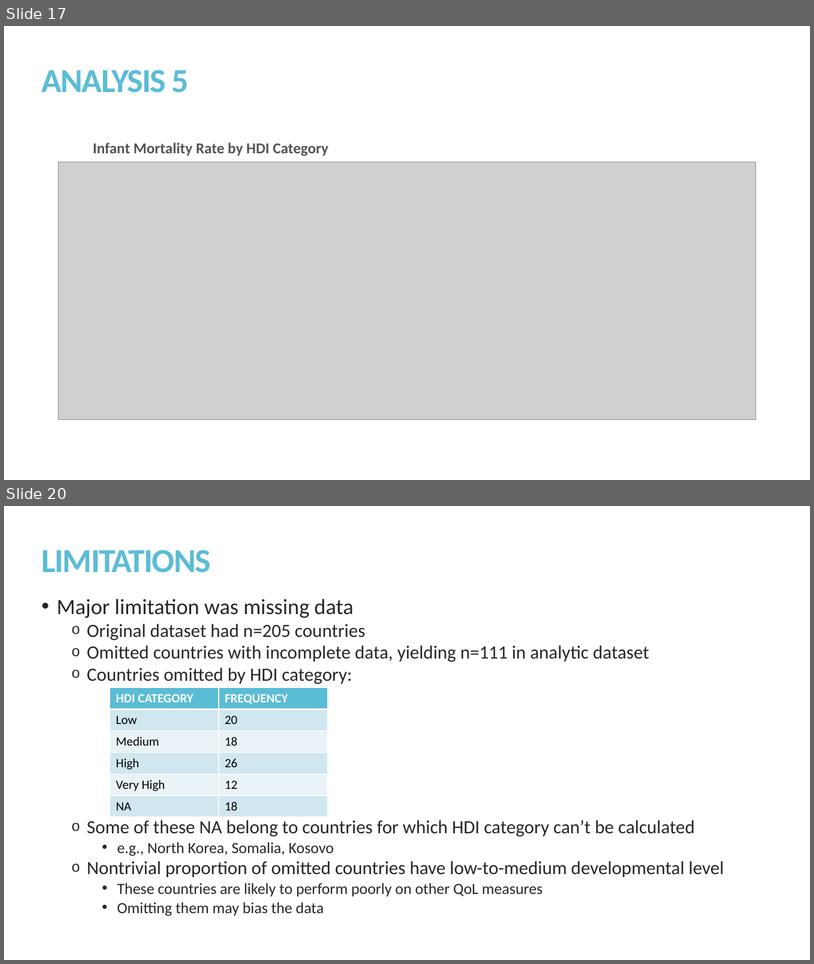
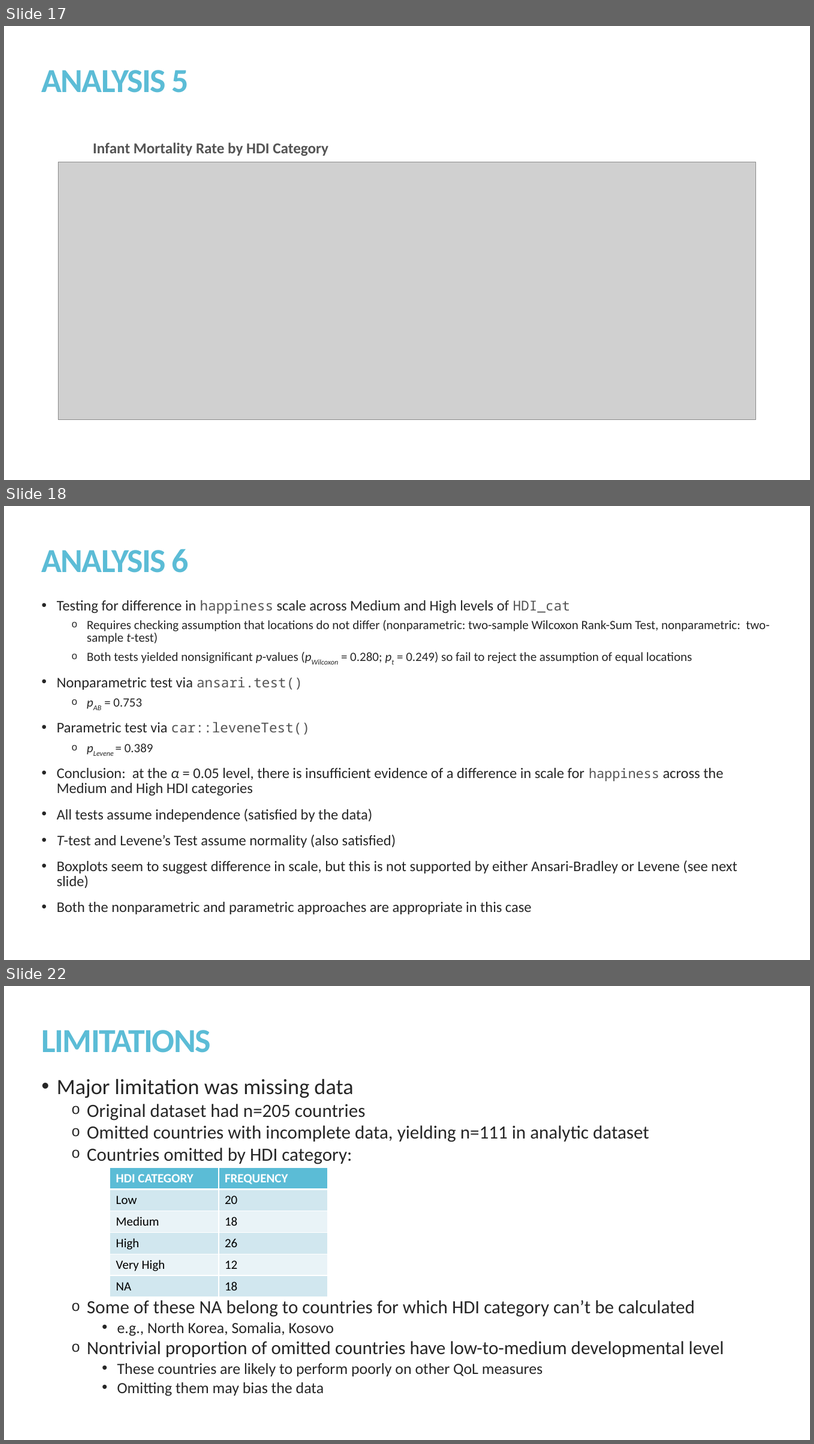
Before and after one commit to kmprioliPROF/MAT_8452_Final_Project, a slide deck: Prioli_Final_Proj.pptx. Shown one above the other, each under a label of ours: slides 17 and 20 before the commit, slides 17, 18 and 22 after it; the slides between them are not shown. The pictures are 814x964 and 814x1444 pixels, drawn with LibreOffice and Linux fonts; fonts in the diff are those of the drawing; grey boxes stand for pictures. Boxes give left, top, right and bottom in pixels: in the first picture for what was removed or moved away, otherwise in the second. Text is boxed around its words. In the diff, an @@ line names an element or a change of style, - is before the commit and + after.

Commit message:
Adding Analysis 6 to slides

```diff
--- a/Prioli_Final_Proj.pptx
+++ b/Prioli_Final_Proj.pptx
@@ slide 18 added at <box>4,506,810,960</box>, background #FFFFFF @@
@@ title added at <box>42,549,189,573</box>, 40 pt, text #5BBCD6, bold @@
+ANALYSIS 6
@@ text added at <box>57,600,770,914</box>, 17.5 pt, text #262626 @@
+• Testing for difference in happiness scale across Medium and High levels of HDI_cat
+  o Requires checking assumption that locations do not differ (nonparametric: two-sample Wilcoxon Rank-Sum Test, nonparametric: two-sample t-test)
+  o Both tests yielded nonsignificant p-values (pWilcoxon = 0.280; pt = 0.249) so fail to reject the assumption of equal locations
+• Nonparametric test via ansari.test()
+  o pAB = 0.753
+• Parametric test via car::leveneTest()
+  o pLevene = 0.389
+• Conclusion: at the α = 0.05 level, there is insufficient evidence of a difference in scale for happiness across the Medium and High HDI categories
+• All tests assume independence (satisfied by the data)
+• T-test and Levene’s Test assume normality (also satisfied)
+• Boxplots seem to suggest difference in scale, but this is not supported by either Ansari-Bradley or Levene (see next slide)
+• Both the nonparametric and parametric approaches are appropriate in this case
@@ what was slide 20 is now slide 22 @@
```
Also in this commit, not shown: 6 slides changed, 1 other slide added.
